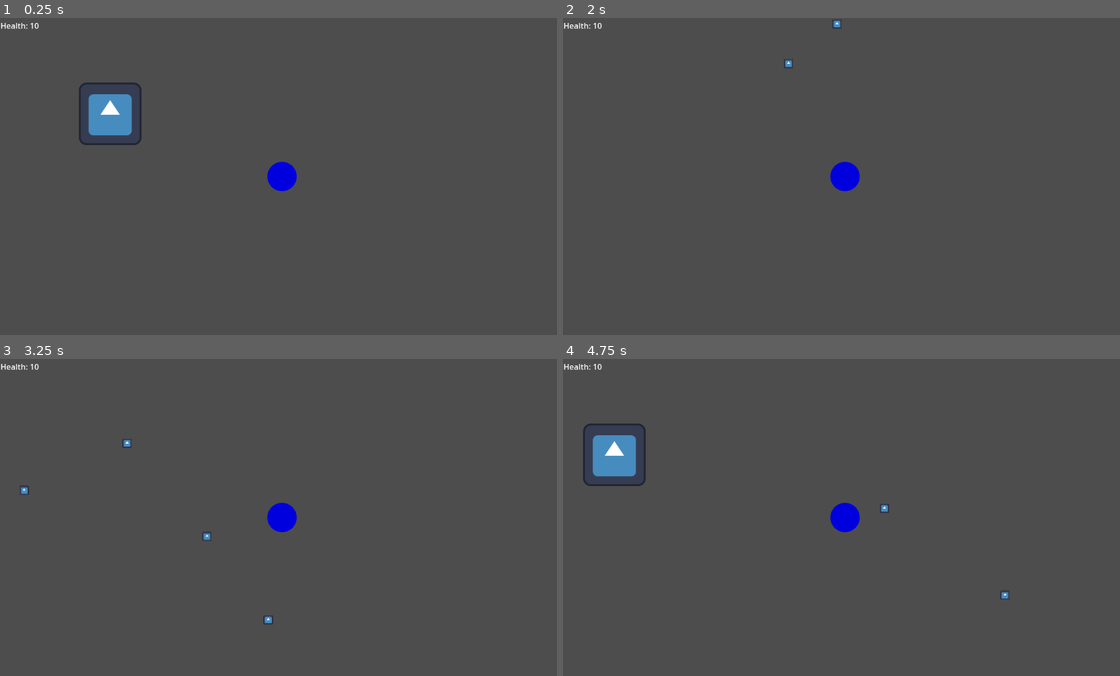
Above: before the commit, frames 1-4 (two rows, left to right).
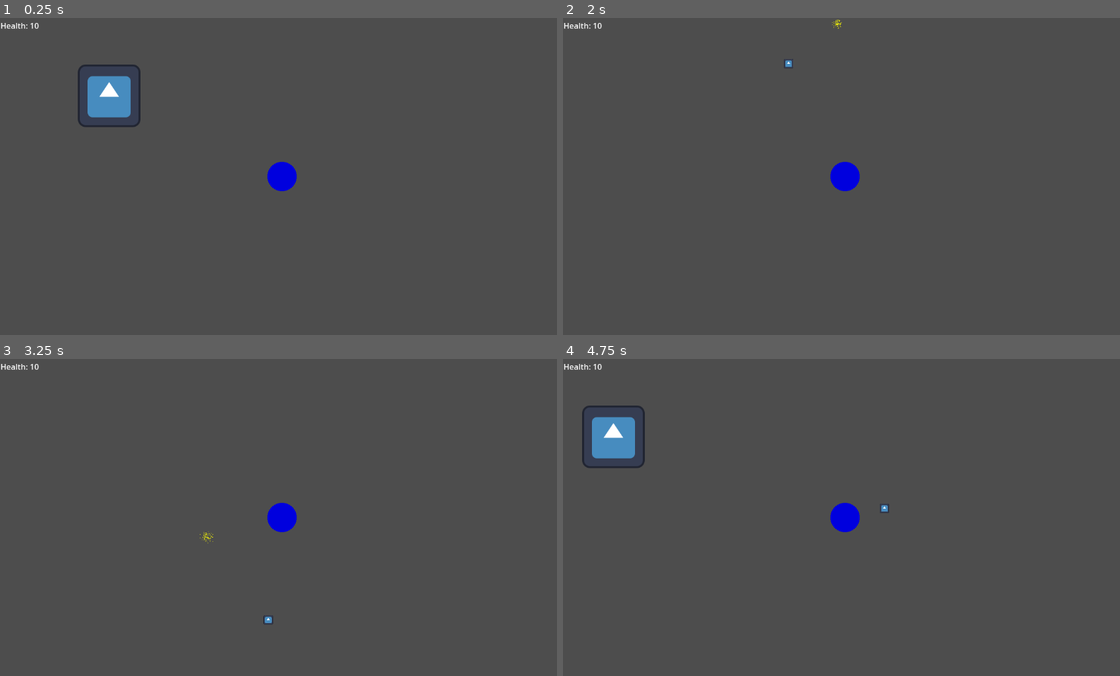
Above: after the commit, the same moments.

Repository: RieBi/pirate-jam-game
Game: Godot game, scene res://scenes/level/world.tscn
The game is run twice, just before and just after one commit, with the same random seed, the same clock (stepped at 60 frames per second) and the same inputs. The engine's default icon, where the game draws it, is replaced by a stand-in: a white triangle on a blue panel in a dark square.
Inputs (mouse positions are in pixels of both pictures, inside the frame that each line leads up to):
- Up to frame 1 (0.25 s): no input
- Up to frame 2 (2 s): tap Enter at 0.5 s; move the mouse to (969, 160) at 0.52 s; hold D (move_right) 0.53-1.28 s; click (969, 160) at 0.6 s; move the mouse to (730, 192) at 1.27 s; hold S (move_down) from 1.28 s (still down); click (730, 192) at 1.35 s
- Up to frame 3 (3.25 s): move the mouse to (339, 447) at 2.02 s; release S (move_down) at 2.03 s; hold D (move_right) 2.03-2.78 s; click (339, 447) at 2.1 s; move the mouse to (256, 580) at 2.77 s; hold W (move_up) from 2.78 s (still down); click (256, 580) at 2.85 s
- Up to frame 4 (4.75 s): move the mouse to (1014, 565) at 3.52 s; release W (move_up) at 3.53 s; hold A (move_left) from 3.53 s (still down); click (1014, 565) at 3.6 s; move the mouse to (674, 469) at 4.27 s; click (674, 469) at 4.35 s

The runs differ from the first frame. In frame 1, 1.4% of the frame differs, in the area x 13-26%, y 14-41%; in frame 2, less than 0.1%; in frame 3, 0.1%; in frame 4, 1.4%, in the area x 3-81%, y 14-76%.

Commit message:
Projectiles explode and kill

Diff:
--- a/scenes/level/world.tscn
+++ b/scenes/level/world.tscn
@@ -1,13 +1,23 @@
-[gd_scene load_steps=3 format=3 uid="uid://nqg35j4yw0v3"]
+[gd_scene load_steps=4 format=3 uid="uid://nqg35j4yw0v3"]
 
 [ext_resource type="PackedScene" uid="uid://b71f46hh3k131" path="res://scenes/player/player.tscn" id="1_mf8h3"]
 [ext_resource type="Texture2D" uid="uid://diph2usa868ki" path="res://icon.svg" id="2_j07qj"]
+
+[sub_resource type="RectangleShape2D" id="RectangleShape2D_fgrwu"]
+size = Vector2(128, 127)
 
 [node name="World" type="Node2D"]
 
 [node name="Player" parent="." instance=ExtResource("1_mf8h3")]
 position = Vector2(561, 308)
 
-[node name="Sprite2D" type="Sprite2D" parent="."]
-position = Vector2(210, 180)
+[node name="Enemy" type="StaticBody2D" parent="." groups=["enemy"]]
+position = Vector2(155, 88)
+
+[node name="Sprite2D" type="Sprite2D" parent="Enemy"]
+position = Vector2(53, 55)
 texture = ExtResource("2_j07qj")
+
+[node name="CollisionShape2D" type="CollisionShape2D" parent="Enemy"]
+position = Vector2(53, 54.5)
+shape = SubResource("RectangleShape2D_fgrwu")
--- a/scenes/projectile/projectile.gd
+++ b/scenes/projectile/projectile.gd
@@ -2,6 +2,7 @@
 
 var speed: int = 200
 var target_position: Vector2 = Vector2.ZERO
+var is_target_reached = false
 
 func _integrate_forces(state: PhysicsDirectBodyState2D) -> void:
 	const MARGIN_DISTANCE := 5
@@ -9,9 +10,23 @@
 		on_target_reached(state)
 
 func on_target_reached(physics_state: PhysicsDirectBodyState2D) -> void:
+	if is_target_reached:
+		return
+	is_target_reached = true
 	physics_state.linear_velocity = Vector2.ZERO
 
-	create_tween().tween_interval(2).finished.connect(
-		func():
-		queue_free()
-		)
+	explode()
+	await create_tween().tween_interval(2).finished
+	queue_free()
+
+func explode() -> void:
+	$Sprite2D.queue_free()
+	var particles = $Explosion/CPUParticles2D as CPUParticles2D
+	particles.emitting = true
+
+	var area = $Explosion/Area2D as Area2D
+
+	for body in area.get_overlapping_bodies():
+		if body.is_in_group("enemy"):
+			body.queue_free()
+			pass # Damage enemy
--- a/scenes/projectile/projectile.tscn
+++ b/scenes/projectile/projectile.tscn
@@ -1,12 +1,15 @@
-[gd_scene load_steps=4 format=3 uid="uid://cfywr3ltx3wri"]
+[gd_scene load_steps=5 format=3 uid="uid://cfywr3ltx3wri"]
 
 [ext_resource type="Texture2D" uid="uid://diph2usa868ki" path="res://icon.svg" id="1_8mlw4"]
 [ext_resource type="Script" path="res://scenes/projectile/projectile.gd" id="1_ijfho"]
 
 [sub_resource type="RectangleShape2D" id="RectangleShape2D_avypy"]
 
+[sub_resource type="CircleShape2D" id="CircleShape2D_5h4gi"]
+radius = 30.0
+
 [node name="Projectile" type="RigidBody2D"]
-collision_layer = 0
+collision_layer = 2
 collision_mask = 0
 script = ExtResource("1_ijfho")
 
@@ -16,3 +19,26 @@
 
 [node name="CollisionShape2D" type="CollisionShape2D" parent="."]
 shape = SubResource("RectangleShape2D_avypy")
+
+[node name="Explosion" type="Node2D" parent="."]
+
+[node name="CPUParticles2D" type="CPUParticles2D" parent="Explosion"]
+emitting = false
+amount = 100
+lifetime = 0.5
+one_shot = true
+explosiveness = 1.0
+lifetime_randomness = 0.6
+emission_shape = 1
+emission_sphere_radius = 10.0
+spread = 180.0
+gravity = Vector2(0, 0)
+initial_velocity_min = 20.0
+initial_velocity_max = 40.0
+color = Color(1, 1, 0, 1)
+
+[node name="Area2D" type="Area2D" parent="Explosion"]
+collision_layer = 0
+
+[node name="CollisionShape2D" type="CollisionShape2D" parent="Explosion/Area2D"]
+shape = SubResource("CircleShape2D_5h4gi")
